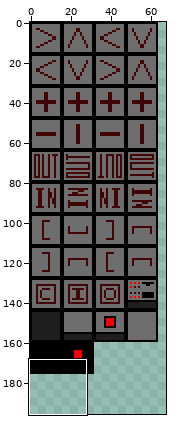
Sprite sheet: bf_resources/com/dmillerw/brainFuckBlocks/resources/blocks.png. The first picture is a wide view before the edit; the outline marks the close-up.
Close-up. Before the edit:
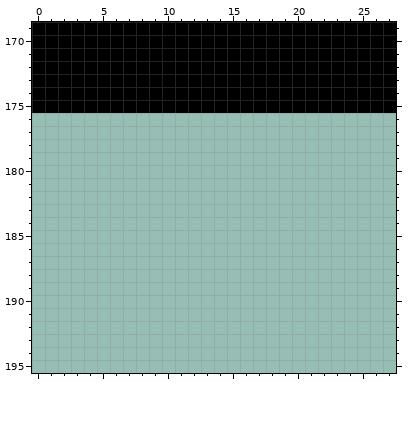
The file is 256x256 pixels. Shown: x 0..27, y 169..195. The wide view leaves out empty margins.
Once edited:
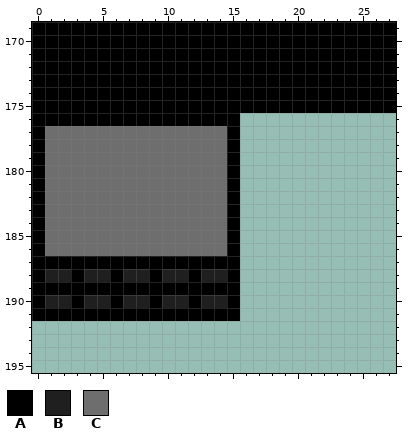
Palette (. is transparent): A #000000  B #1f1f1f  C #6e6e6e
The exact change:
@@ x 0..17 @@
 175 AAAAAAAAAAAAAAAAAA
-176 ..................
-177 ..................
-178 ..................
-179 ..................
-180 ..................
-181 ..................
-182 ..................
-183 ..................
-184 ..................
-185 ..................
-186 ..................
-187 ..................
-188 ..................
-189 ..................
-190 ..................
-191 ..................
+176 AAAAAAAAAAAAAAAA..
+177 ACCCCCCCCCCCCCCA..
+178 ACCCCCCCCCCCCCCA..
+179 ACCCCCCCCCCCCCCA..
+180 ACCCCCCCCCCCCCCA..
+181 ACCCCCCCCCCCCCCA..
+182 ACCCCCCCCCCCCCCA..
+183 ACCCCCCCCCCCCCCA..
+184 ACCCCCCCCCCCCCCA..
+185 ACCCCCCCCCCCCCCA..
+186 ACCCCCCCCCCCCCCA..
+187 AAAAAAAAAAAAAAAA..
+188 ABBABBABBABBABBA..
+189 AAAAAAAAAAAAAAAA..
+190 ABBABBABBABBABBA..
+191 AAAAAAAAAAAAAAAA..
 192 ..................
Changed places in both close-ups, as pixel boxes (x1, y1, x2, y2):
added: (32, 113, 240, 321)
